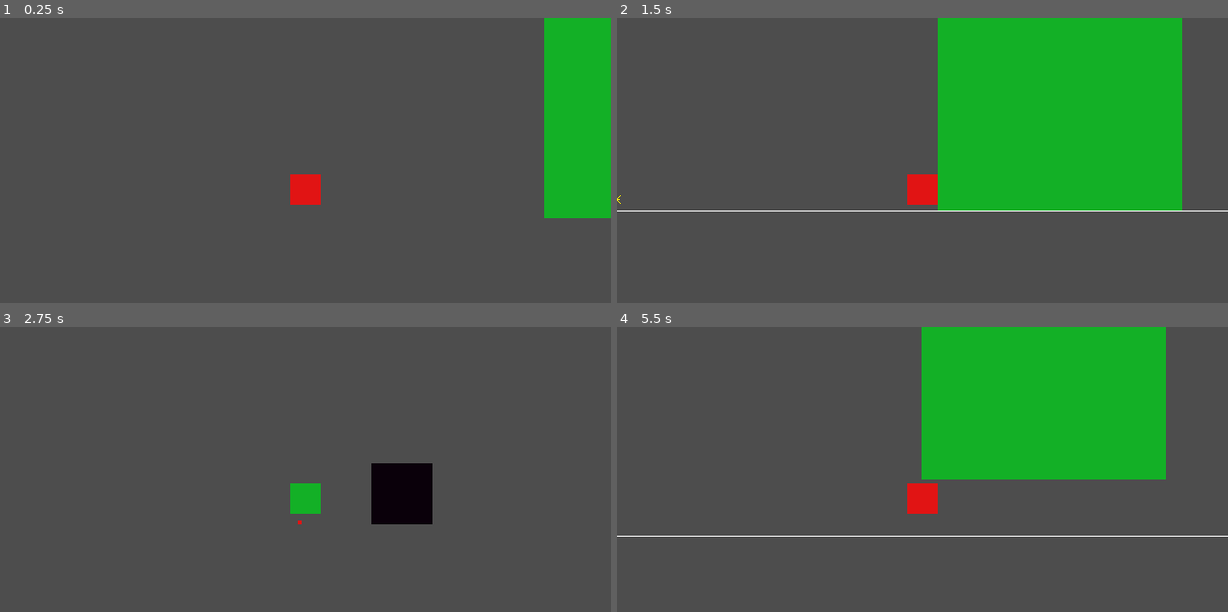
Above: before the commit, frames 1-4 (two rows, left to right).
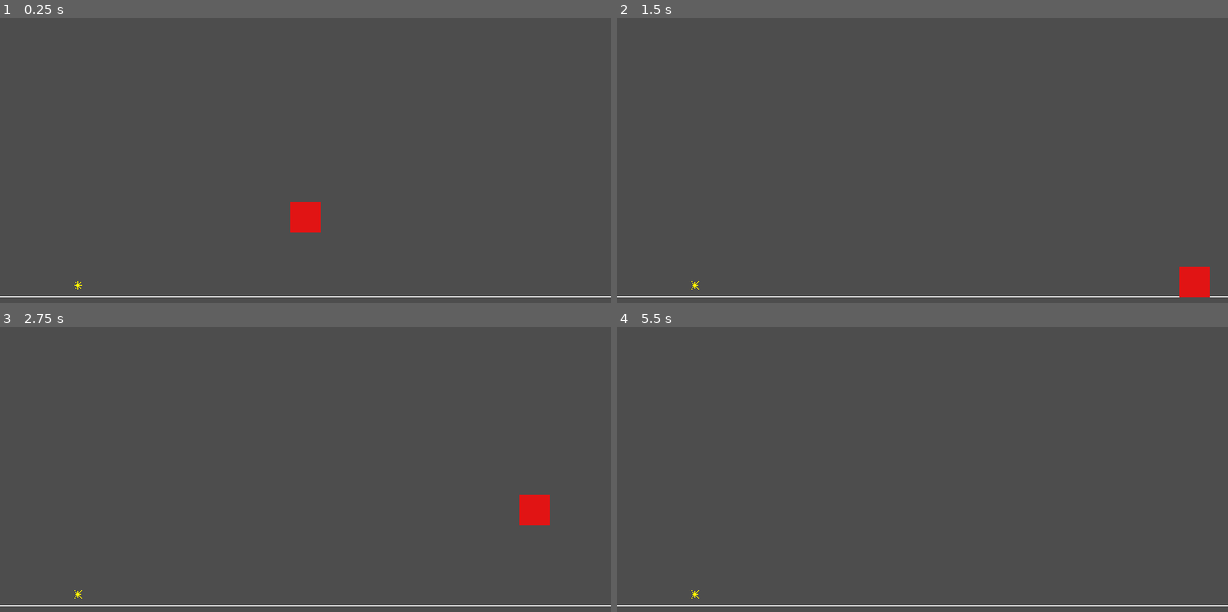
Above: after the commit, the same moments.

Repository: HampusHauffman/gamejam2024
Game: Godot game, scene res://scene/main.tscn
Same seed, same stepped clock (60 frames per second), same inputs: the game is played once before the commit and once after it.
Inputs (mouse positions are in pixels of both pictures, inside the frame that each line leads up to):
- Up to frame 1 (0.25 s): no input
- Up to frame 2 (1.5 s): tap Enter at 0.5 s; move the mouse to (1056, 171) at 0.52 s; hold W (jump) 0.53-1.28 s; hold D (right) from 0.53 s (still down); click (1056, 171) at 0.67 s; move the mouse to (800, 206) at 1.27 s; tap E (zoom_in) at 1.35 s
- Up to frame 3 (2.75 s): tap W (jump) at 1.52, 1.55, 1.82, 2.3 s; move the mouse to (366, 423) at 2.02 s; release D (right) at 2.03 s; hold A (left) from 2.03 s (still down); hold Q (zoom_out) from 2.03 s (still down)
- Up to frame 4 (5.5 s): move the mouse to (891, 566) at 2.77 s; release A (left) at 2.78 s; release Q (zoom_out) at 2.78 s; hold D (right) 2.78-4.28 s; tap Enter at 2.85 s; click (891, 566) at 2.92 s; tap W (jump) at 3.02, 3.05, 3.32, 4.35, 4.52, 4.82, 5.3 s; move the mouse to (1105, 549) at 3.52 s; hold W (jump) 3.53-4.28 s; tap F at 3.6 s; move the mouse to (739, 446) at 4.27 s; hold A (left) 4.28-5.03 s; move the mouse to (953, 498) at 5.02 s; hold D (right) from 5.03 s (still down); hold E (zoom_in) from 5.03 s (still down); click (953, 498) at 5.17 s

The runs differ from the first frame. In frame 1, 9.0% of the frame differs, in the area x 0-100%, y 0-98%; in frame 2, 29%; in frame 3, 3.6%; in frame 4, 23%.
Error after the commit: Out of bounds get index '1' (on base: 'Array[BasePlayer]') (res://script/game_manager.gd:51)

Commit message:
rigit wip

Diff:
--- a/project.godot
+++ b/project.godot
@@ -32,9 +32,8 @@
 window/size/viewport_width=640
 window/size/viewport_height=360
 window/stretch/mode="canvas_items"
+enabled=PackedStringArray("res://addons/godot-vim/plugin.cfg")
 
-
-enabled=PackedStringArray("res://addons/godot-vim/plugin.cfg")
 [input]
 
 left={
--- a/scene/base_player.tscn
+++ b/scene/base_player.tscn
@@ -2,5 +2,5 @@
 
 [ext_resource type="Script" path="res://script/base_player.gd" id="1_3uegj"]
 
-[node name="BasePlayer" type="CharacterBody2D"]
+[node name="BasePlayer" type="Node2D"]
 script = ExtResource("1_3uegj")
--- a/scene/big_player.tscn
+++ /dev/null
@@ -1,17 +0,0 @@
-[gd_scene load_steps=4 format=3 uid="uid://h4ahbhfw8yal"]
-
-[ext_resource type="PackedScene" uid="uid://bxseuvesitv2t" path="res://scene/base_player.tscn" id="1_ejced"]
-[ext_resource type="Texture2D" uid="uid://bffmwfl5dt455" path="res://art/big.png" id="2_kcdo1"]
-
-[sub_resource type="RectangleShape2D" id="RectangleShape2D_28pq6"]
-size = Vector2(256, 256)
-
-[node name="BasePlayer" instance=ExtResource("1_ejced")]
-zoom = 8.0
-metadata/_edit_group_ = true
-
-[node name="Sprite2D" type="Sprite2D" parent="." index="0"]
-texture = ExtResource("2_kcdo1")
-
-[node name="CollisionShape2D" type="CollisionShape2D" parent="." index="1"]
-shape = SubResource("RectangleShape2D_28pq6")
--- a/scene/main.tscn
+++ b/scene/main.tscn
@@ -1,11 +1,9 @@
-[gd_scene load_steps=9 format=3 uid="uid://isos7bjymyuq"]
+[gd_scene load_steps=7 format=3 uid="uid://isos7bjymyuq"]
 
 [ext_resource type="PackedScene" uid="uid://bnrtbanh1r5gp" path="res://scene/small_player.tscn" id="1_ksvjd"]
 [ext_resource type="Script" path="res://script/game_manager.gd" id="1_mcltt"]
-[ext_resource type="PackedScene" uid="uid://h4ahbhfw8yal" path="res://scene/big_player.tscn" id="2_d2l3j"]
-[ext_resource type="Script" path="res://script/camera.gd" id="4_w7le7"]
+[ext_resource type="Script" path="res://script/camera.gd" id="4_07i18"]
 [ext_resource type="PackedScene" uid="uid://2rddi0qawgxr" path="res://scene/star.tscn" id="5_h7rfl"]
-[ext_resource type="PackedScene" uid="uid://bkne7nequ1pr1" path="res://scene/super_big_player.tscn" id="5_jvoub"]
 
 [sub_resource type="WorldBoundaryShape2D" id="WorldBoundaryShape2D_jql5x"]
 
@@ -16,10 +14,7 @@
 [node name="GameManager" type="Node" parent="." node_paths=PackedStringArray("players")]
 unique_name_in_owner = true
 script = ExtResource("1_mcltt")
-players = [NodePath("../small_player_1"), NodePath("../big_player_1"), NodePath("../super_big_player"), NodePath("../BasePlayer")]
-
-[node name="big_player_1" parent="." instance=ExtResource("2_d2l3j")]
-position = Vector2(129, -327)
+players = [NodePath("../BasePlayer")]
 
 [node name="StaticBody2D" type="StaticBody2D" parent="."]
 
@@ -30,23 +25,13 @@
 scale = Vector2(1000, 1)
 texture = SubResource("CanvasTexture_u4e3h")
 
-[node name="small_player_1" parent="." instance=ExtResource("1_ksvjd")]
-position = Vector2(-249, -229)
-
-[node name="Camera2D" type="Camera2D" parent="small_player_1"]
-unique_name_in_owner = true
-script = ExtResource("4_w7le7")
-
-[node name="super_big_player" parent="." instance=ExtResource("5_jvoub")]
-position = Vector2(840, -567)
+[node name="Star" parent="." instance=ExtResource("5_h7rfl")]
+position = Vector2(-336, -12)
 
 [node name="BasePlayer" parent="." instance=ExtResource("1_ksvjd")]
-position = Vector2(-12869, -9939)
-scale = Vector2(512, 512)
-zoom = 200.0
+position = Vector2(-98, -113)
 
-[node name="Star" parent="." node_paths=PackedStringArray("players") instance=ExtResource("5_h7rfl")]
-position = Vector2(-336, -12)
-players = NodePath("../small_player_1")
+[node name="Camera2D" type="Camera2D" parent="BasePlayer"]
+script = ExtResource("4_07i18")
 
-[connection signal="tree_entered" from="small_player_1/Camera2D" to="small_player_1/Camera2D" method="_on_tree_entered"]
+[connection signal="tree_entered" from="BasePlayer/Camera2D" to="BasePlayer/Camera2D" method="_on_tree_entered"]
--- a/scene/small_player.tscn
+++ b/scene/small_player.tscn
@@ -1,15 +1,21 @@
-[gd_scene load_steps=4 format=3 uid="uid://bnrtbanh1r5gp"]
+[gd_scene load_steps=5 format=3 uid="uid://bnrtbanh1r5gp"]
 
-[ext_resource type="PackedScene" uid="uid://bxseuvesitv2t" path="res://scene/base_player.tscn" id="1_kjhnc"]
-[ext_resource type="Texture2D" uid="uid://0ih5cbow7cub" path="res://art/32x32_red.png" id="2_7qctd"]
+[ext_resource type="Script" path="res://script/base_player.gd" id="1_qomoh"]
+[ext_resource type="Script" path="res://script/base_player_movement.gd" id="2_i21lh"]
+[ext_resource type="Texture2D" uid="uid://0ih5cbow7cub" path="res://art/32x32_red.png" id="2_issao"]
 
-[sub_resource type="RectangleShape2D" id="RectangleShape2D_74t6j"]
+[sub_resource type="RectangleShape2D" id="RectangleShape2D_yayic"]
 size = Vector2(32, 32)
 
-[node name="BasePlayer" instance=ExtResource("1_kjhnc")]
+[node name="BasePlayer" type="Node2D"]
+script = ExtResource("1_qomoh")
+metadata/_edit_group_ = true
 
-[node name="Sprite2D" type="Sprite2D" parent="." index="0"]
-texture = ExtResource("2_7qctd")
+[node name="BasePlayerMovement" type="CharacterBody2D" parent="."]
+script = ExtResource("2_i21lh")
 
-[node name="CollisionShape2D" type="CollisionShape2D" parent="." index="1"]
-shape = SubResource("RectangleShape2D_74t6j")
+[node name="CollisionShape2D" type="CollisionShape2D" parent="BasePlayerMovement"]
+shape = SubResource("RectangleShape2D_yayic")
+
+[node name="Sprite2D" type="Sprite2D" parent="BasePlayerMovement"]
+texture = ExtResource("2_issao")
--- a/scene/super_big_player.tscn
+++ /dev/null
@@ -1,19 +0,0 @@
-[gd_scene load_steps=4 format=3 uid="uid://bkne7nequ1pr1"]
-
-[ext_resource type="PackedScene" uid="uid://bxseuvesitv2t" path="res://scene/base_player.tscn" id="1_p48nv"]
-[ext_resource type="Texture2D" uid="uid://bffmwfl5dt455" path="res://art/big.png" id="2_2f7gj"]
-
-[sub_resource type="RectangleShape2D" id="RectangleShape2D_28pq6"]
-size = Vector2(256, 256)
-
-[node name="BasePlayer" instance=ExtResource("1_p48nv")]
-scale = Vector2(2, 2)
-zoom = 16.0
-metadata/_edit_group_ = true
-
-[node name="Sprite2D" type="Sprite2D" parent="." index="0"]
-modulate = Color(0.556257, 0, 0.257587, 1)
-texture = ExtResource("2_2f7gj")
-
-[node name="CollisionShape2D" type="CollisionShape2D" parent="." index="1"]
-shape = SubResource("RectangleShape2D_28pq6")
--- a/script/base_player.gd
+++ b/script/base_player.gd
@@ -1,4 +1,4 @@
-extends CharacterBody2D
+extends Node2D
 class_name BasePlayer
 
 const SPEED: float         = 300.0
@@ -8,35 +8,9 @@
 
 @export var zoom: float = 1.0
 
+@onready var base_player_movement: BasePlayerMovement = $BasePlayerMovement
+
 
 func set_is_active(active: bool) -> void:
 	isActive = active
-	if not active:
-		velocity.x = 0  # TODO Fix this bug. currently we continue moving right if we deactivate the player while moving right.
-
-
-func _physics_process(delta: float) -> void:
-	if isActive:
-		handle_input(delta)
-
-	# Add the gravity.
-	if not is_on_floor():
-		velocity += get_gravity() * delta
-	move_and_slide()
-
-
-func handle_input(delta: float) -> void:
-	if not isActive:
-		return
-
-	# Handle jump.
-	if Input.is_action_pressed("jump") and is_on_floor():
-		velocity.y = JUMP_VELOCITY
-
-	# Get the input direction and handle the movement/deceleration.
-	# As good practice, you should replace UI actions with custom gameplay actions.
-	var direction := Input.get_axis("left", "right")
-	if direction:
-		velocity.x = direction * SPEED
-	else:
-		velocity.x = move_toward(velocity.x, 0, SPEED)
+	base_player_movement.set_is_active(active)
--- /dev/null
+++ b/script/base_player_movement.gd
@@ -0,0 +1,40 @@
+extends CharacterBody2D
+class_name BasePlayerMovement
+
+const SPEED: float         = 300.0
+const JUMP_VELOCITY: float = -400.0
+# This is set by the game manager.
+var isActive: bool = false
+
+
+func set_is_active(active: bool) -> void:
+	isActive = active
+	if not active:
+		velocity.x = 0  # TODO Fix this bug. currently we continue moving right if we deactivate the player while moving right.
+
+
+func _physics_process(delta: float) -> void:
+	if isActive:
+		handle_input(delta)
+
+	# Add the gravity.
+	if not is_on_floor():
+		velocity += get_gravity() * delta
+	move_and_slide()
+
+
+func handle_input(delta: float) -> void:
+	if not isActive:
+		return
+
+	# Handle jump.
+	if Input.is_action_pressed("jump") and is_on_floor():
+		velocity.y = JUMP_VELOCITY
+
+	# Get the input direction and handle the movement/deceleration.
+	# As good practice, you should replace UI actions with custom gameplay actions.
+	var direction := Input.get_axis("left", "right")
+	if direction:
+		velocity.x = direction * SPEED
+	else:
+		velocity.x = move_toward(velocity.x, 0, SPEED)
--- a/script/game_manager.gd
+++ b/script/game_manager.gd
@@ -10,6 +10,11 @@
 # Called when the node enters the scene tree for the first time.
 func _ready() -> void:
 	# Activate the first player.
+	call_deferred("set_initial_ready")
+
+
+# We need to wait for the players to be added to the scene before we can set the initial player.
+func set_initial_ready() -> void:
 	players[active_player_index].set_is_active(true)
 
 
